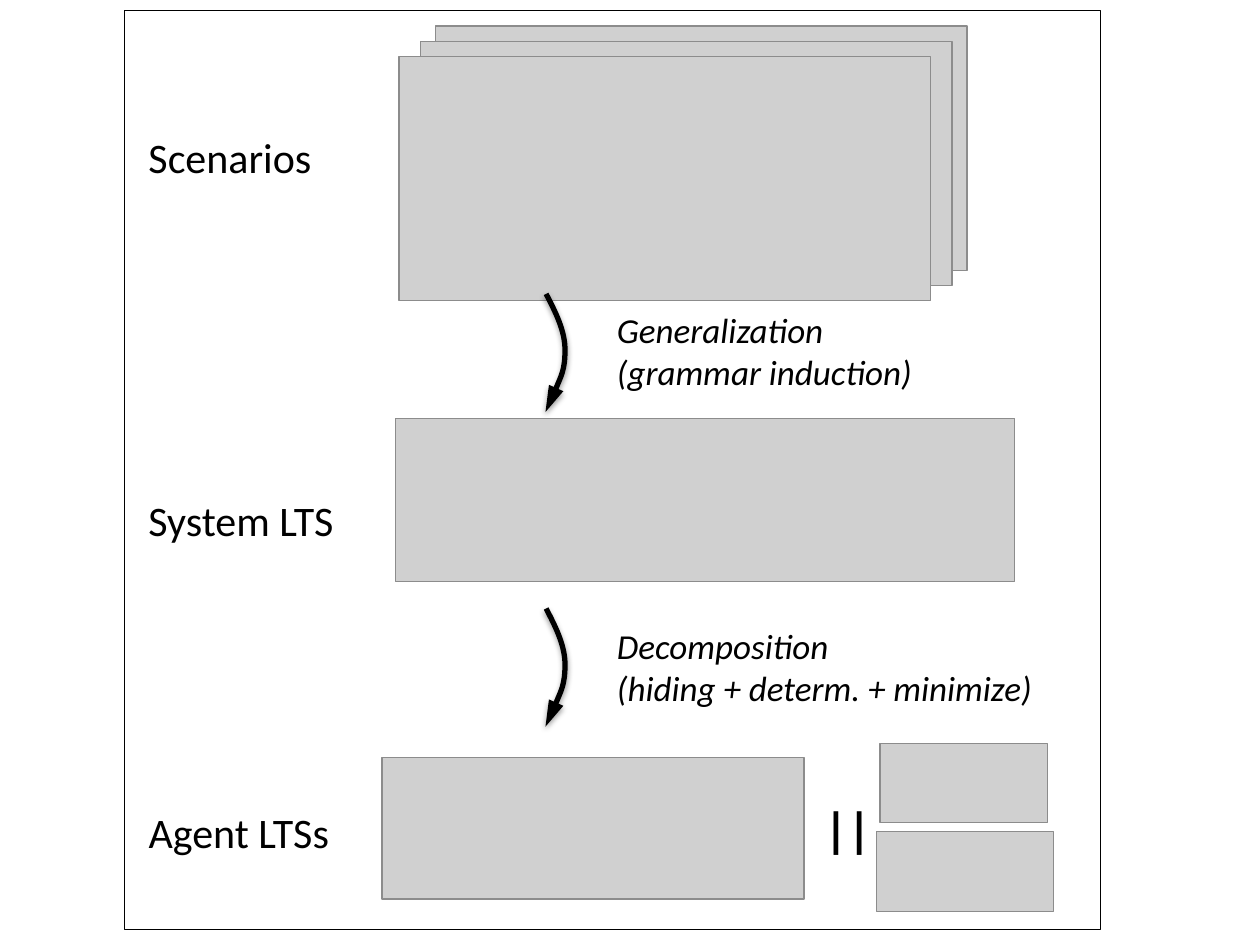
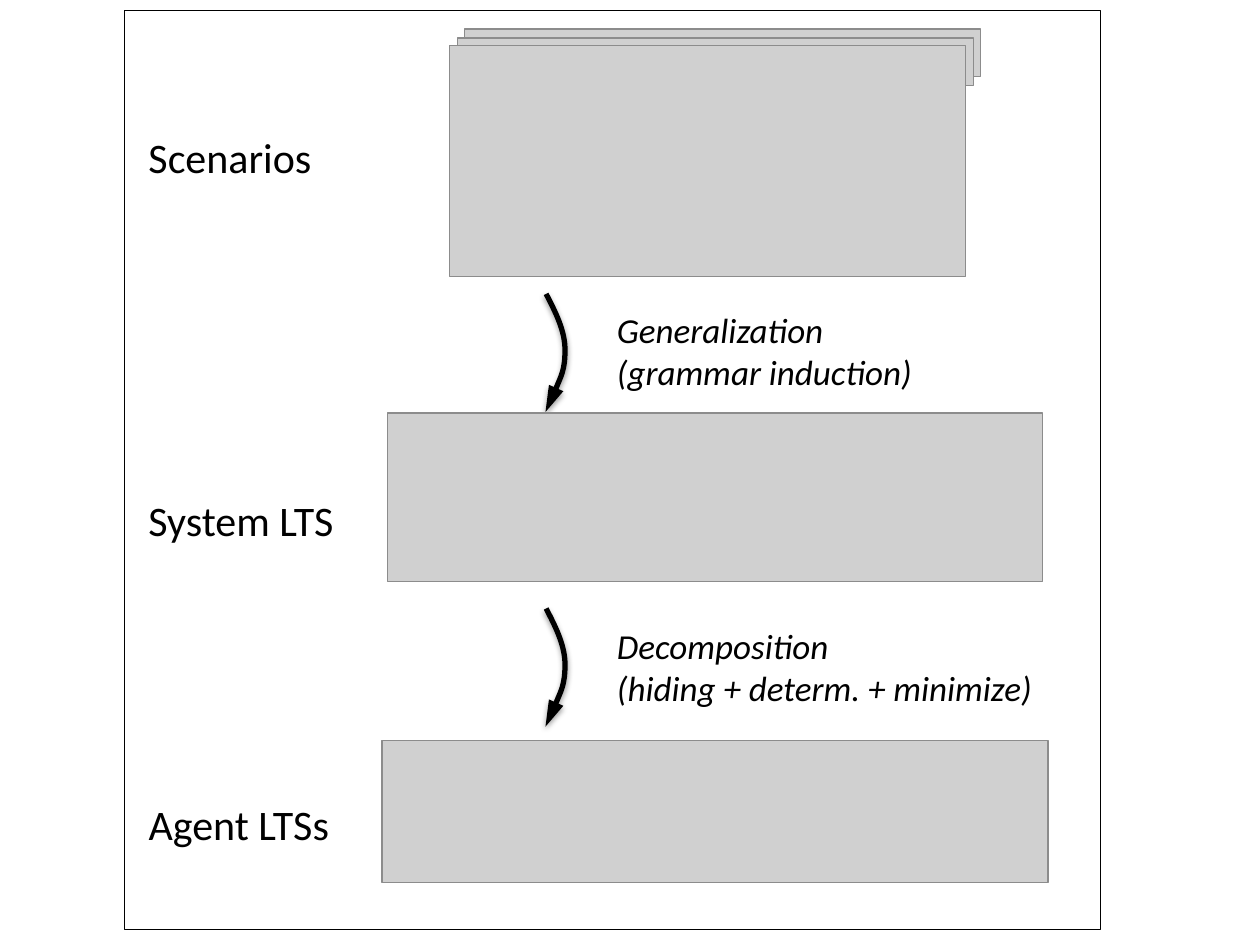
Before and after one commit to blambeau/phd, a slide deck: slide 7 of writing/images/train.pptx. Drawn at 1260x945 pixels with LibreOffice and Linux fonts; fonts in the diff are those of the drawing; grey boxes stand for pictures. Boxes give left, top, right and bottom in pixels: in the first picture for what was removed or moved away, otherwise in the second. Text is boxed around its words. In the diff, an @@ line names an element or a change of style, - is before the commit and + after.

```diff
--- a/writing/images/train.pptx
+++ b/writing/images/train.pptx
@@ picture added at (x1=465, y1=29, x2=980, y2=77) @@
@@ group removed at (x1=399, y1=42, x2=1053, y2=912): 4 pictures, 1 text @@
-||
@@ picture resized from (x1=436, y1=26, x2=968, y2=271) to (x1=450, y1=45, x2=965, y2=276) @@
@@ picture added at (x1=457, y1=38, x2=973, y2=86) @@
@@ picture resized from (x1=396, y1=418, x2=1016, y2=582) to (x1=388, y1=413, x2=1043, y2=582) @@
@@ picture resized from (x1=382, y1=757, x2=804, y2=898) to (x1=382, y1=741, x2=1048, y2=883) @@
@@ text "Agent LTSs" moved from (x1=149, y1=820, x2=329, y2=856) to (x1=149, y1=812, x2=329, y2=848) @@
```
Also in this commit, not shown: 5 other slides changed, 1 slide added, 26 other files.
